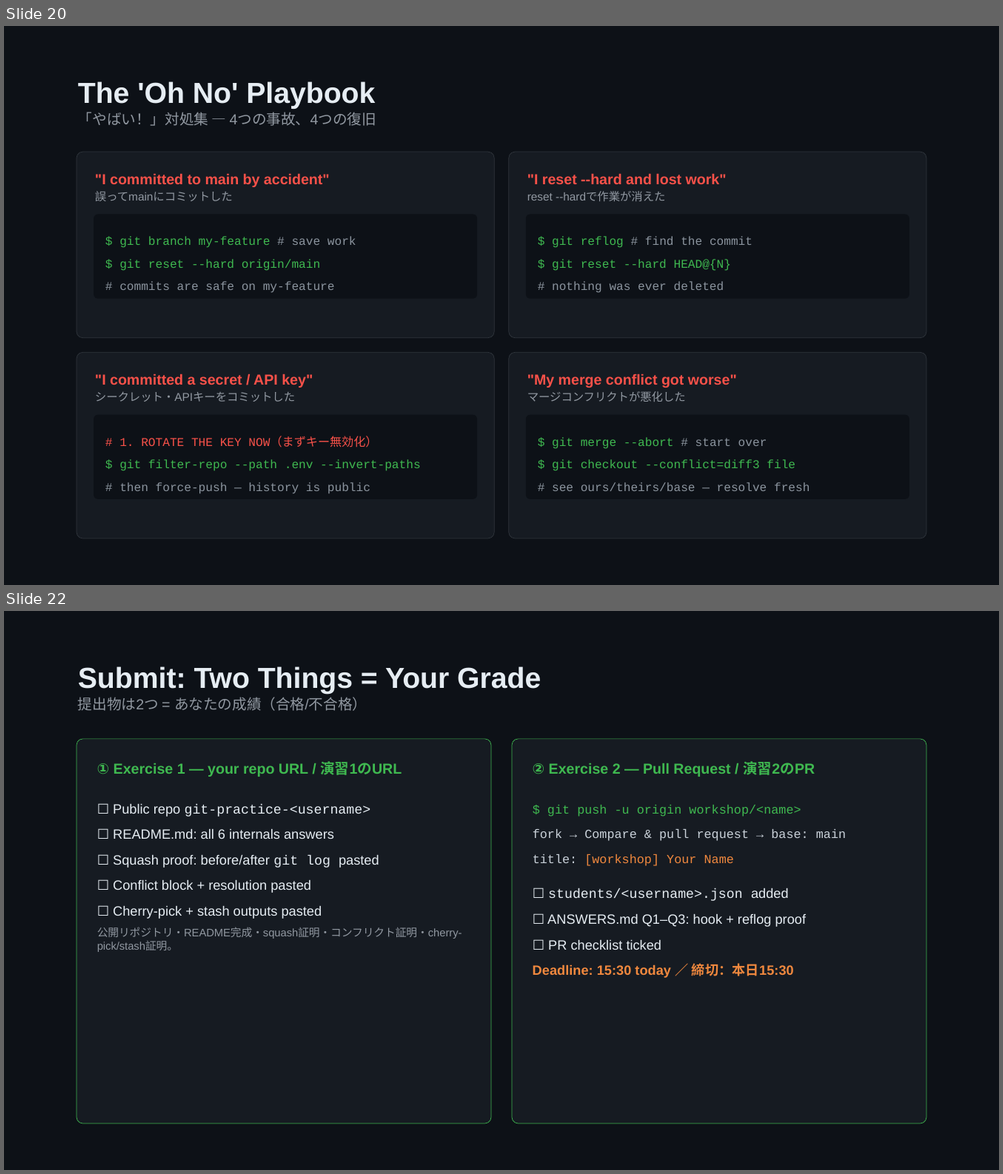
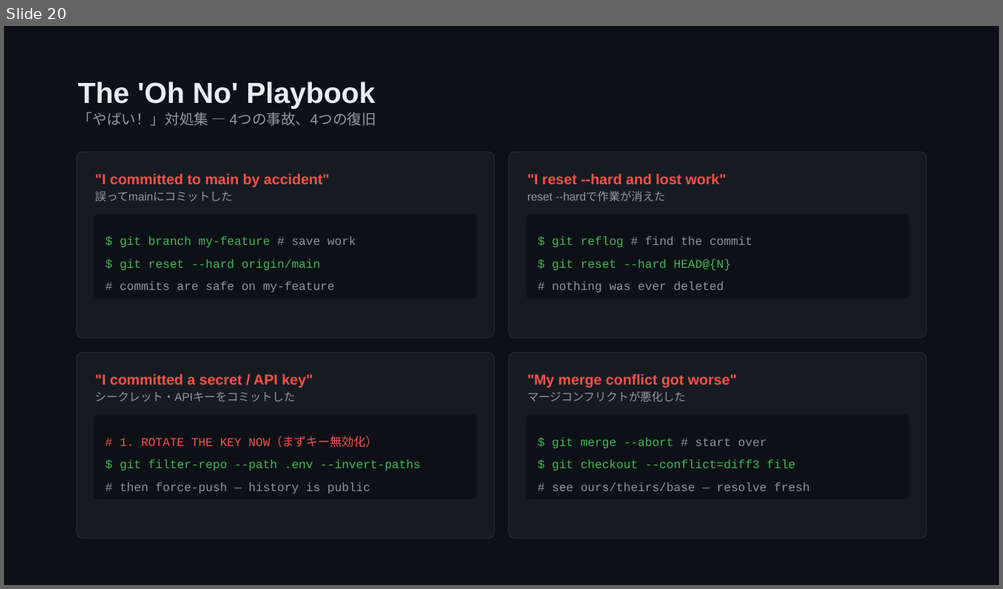
Before and after one commit to Shun-N0/ryudai_git_2026, a slide deck: Git_class_workshop_prep.pptx. Shown one above the other, each under a label of ours: slides 20 and 22 before the commit, slide 20 after it; the slides between them are not shown. The pictures are 1003x1174 and 1003x589 pixels, drawn with LibreOffice and Linux fonts; fonts in the diff are those of the drawing. Boxes give left, top, right and bottom in pixels: in the first picture for what was removed or moved away, otherwise in the second. Text is boxed around its words. In the diff, an @@ line names an element or a change of style, - is before the commit and + after.

```diff
--- a/Git_class_workshop_prep.pptx
+++ b/Git_class_workshop_prep.pptx
@@ slide 22 removed at bbox=[4, 611, 999, 1170], background #0D1117 @@
@@ text removed at bbox=[78, 667, 540, 694] @@
-Submit: Two Things = Your Grade
@@ text removed at bbox=[78, 697, 367, 711] @@
-提出物は2つ = あなたの成績（合格/不合格）
@@ rounded rectangle removed at bbox=[77, 739, 491, 1124] @@
@@ rounded rectangle removed at bbox=[512, 739, 926, 1124] @@
@@ text removed at bbox=[97, 761, 401, 777] @@
-① Exercise 1 — your repo URL / 演習1のURL
@@ text removed at bbox=[532, 761, 814, 777] @@
-② Exercise 2 — Pull Request / 演習2のPR
@@ text removed at bbox=[113, 804, 371, 817] @@
-☐ Public repo git-practice-<username>
@@ text removed at bbox=[547, 805, 800, 817] @@
-$ git push -u origin workshop/<name>
@@ text removed at bbox=[113, 829, 334, 839] @@
-☐ README.md: all 6 internals answers
@@ text removed at bbox=[532, 829, 845, 841] @@
-fork → Compare & pull request → base: main
@@ text removed at bbox=[532, 854, 734, 866] @@
-title: [workshop] Your Name
@@ text removed at bbox=[113, 855, 379, 868] @@
-☐ Squash proof: before/after git log pasted
@@ text removed at bbox=[113, 880, 311, 893] @@
-☐ Conflict block + resolution pasted
@@ text removed at bbox=[548, 889, 788, 901] @@
-☐ students/<username>.json added
@@ text removed at bbox=[113, 906, 322, 919] @@
-☐ Cherry-pick + stash outputs pasted
@@ text removed at bbox=[547, 914, 806, 927] @@
-☐ ANSWERS.md Q1–Q3: hook + reflog proof
@@ text removed at bbox=[97, 927, 462, 952] @@
-公開リポジトリ・README完成・squash証明・コンフリクト証明・cherry-pick/stash証明。
@@ text removed at bbox=[548, 940, 662, 950] @@
-☐ PR checklist ticked
@@ text removed at bbox=[532, 963, 794, 978] @@
-Deadline: 15:30 today ／ 締切：本日15:30
```
Also in this commit, not shown: 10 slides changed, 1 slide added, 1 other slide removed.
